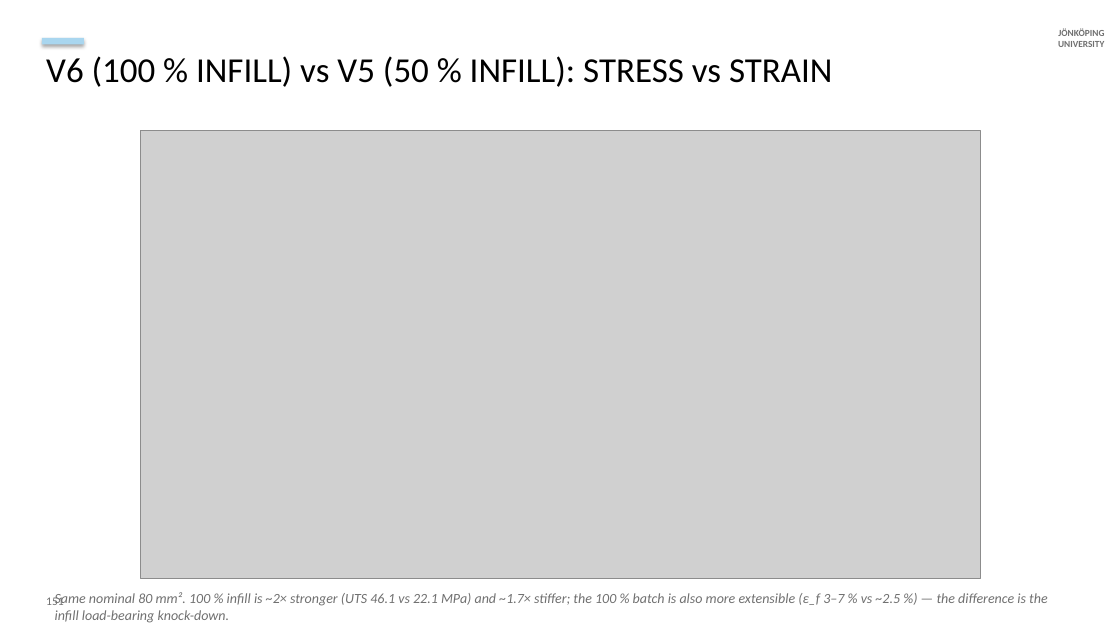
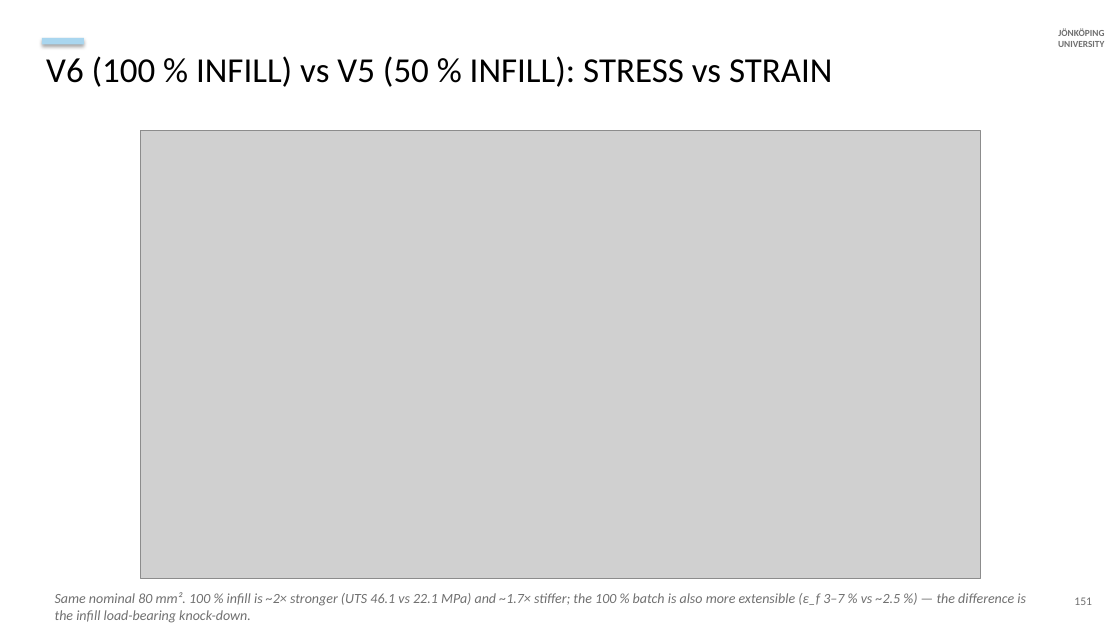
Before and after one commit to cenmir/UTM, a slide deck: slide 11 of documentation/V6a_8_6_20_slides.pptx. Drawn at 1120x630 pixels with LibreOffice and Linux fonts; fonts in the diff are those of the drawing; grey boxes stand for pictures. Boxes give left, top, right and bottom in pixels: in the first picture for what was removed or moved away, otherwise in the second. Text is boxed around its words. In the diff, an @@ line names an element or a change of style, - is before the commit and + after.

```diff
--- a/documentation/V6a_8_6_20_slides.pptx
+++ b/documentation/V6a_8_6_20_slides.pptx
@@ text "Same nominal 80 mm². 100 ..." rewrapped from (x1=55, y1=592, x2=1048, y2=623) to (x1=55, y1=592, x2=1026, y2=623) @@
@@ text "151" moved from (x1=46, y1=595, x2=64, y2=605) to (x1=1074, y1=597, x2=1092, y2=605) @@
@@ text "151" at (x1=1074, y1=597, x2=1092, y2=605): alignment left to right @@
```
Also in this commit, not shown: 63 other slides changed, 2 other files.
